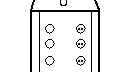
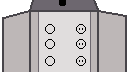
Revision of a layered 128 x 72 image; what changed, layer by layer:
painted on "connections o" over [2, 0, 127, 72]
added layer "box c" above "box o" over [2, 0, 127, 72]
painted on "box o" over [2, 0, 127, 72]
